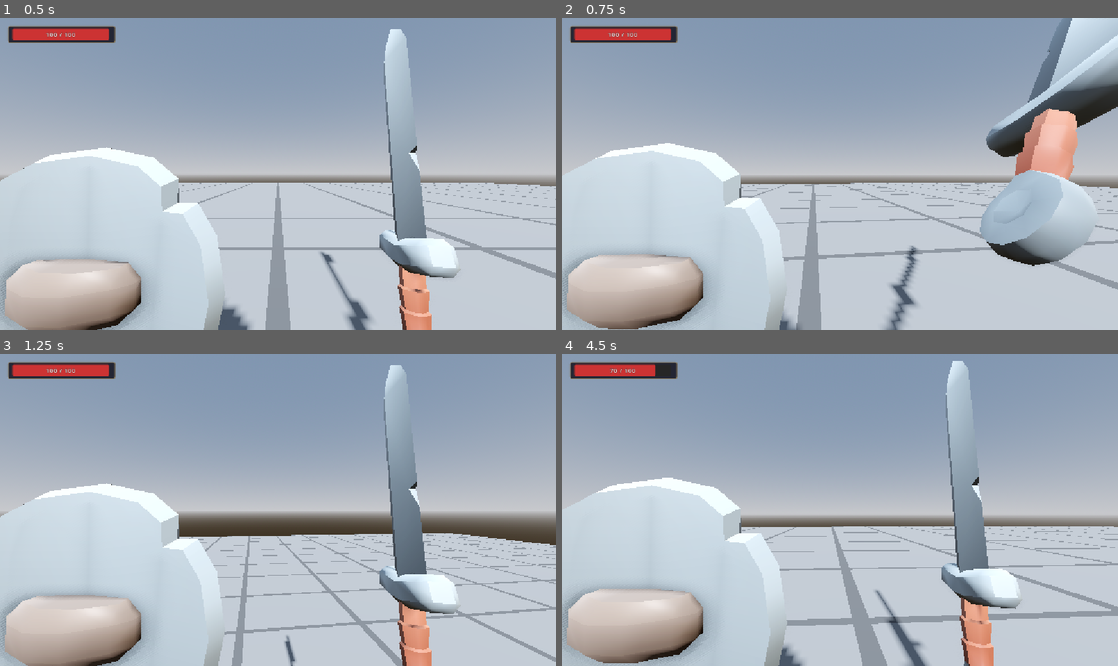
Above: before the commit, frames 1-4 (two rows, left to right).
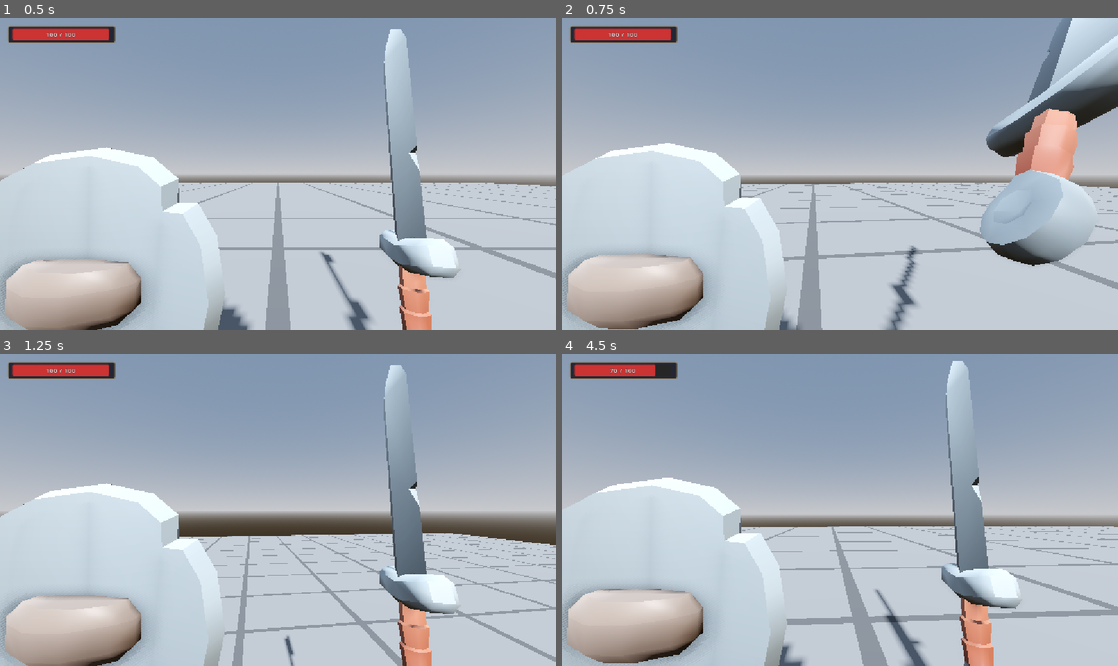
Above: after the commit, the same moments.

Repository: domaki7/domucki
Game: Godot game, scene res://levels/test/test_arena.tscn
The game is run twice, just before and just after one commit, with the same random seed, the same clock (stepped at 60 frames per second) and the same inputs.
Inputs (mouse positions are in pixels of both pictures, inside the frame that each line leads up to):
- Up to frame 1 (0.5 s): no input
- Up to frame 2 (0.75 s): tap Enter at 0.5 s; move the mouse to (867, 174) at 0.52 s; hold W (move_forward) from 0.53 s (still down); click (867, 174) at 0.6 s
- Up to frame 3 (1.25 s): keep holding W (move_forward); tap Space (jump) at 0.77 s
- Up to frame 4 (4.5 s): move the mouse to (812, 510) at 1.27 s; right-click (812, 510) at 1.35 s; tap Space (jump) at 1.52, 3.02, 3.77, 4.25 s; move the mouse to (851, 503) at 2.02 s; tap Alt at 2.1, 4.35 s; move the mouse to (812, 572) at 2.77 s; click (812, 572) at 2.85 s; move the mouse to (1006, 556) at 3.52 s; release W (move_forward) at 3.53 s; hold Right mouse button (defend) 3.53-4.28 s; hold A (move_left) from 3.53 s (still down); move the mouse to (673, 463) at 4.27 s

Frame 1 is identical in both runs. In frame 2, less than 0.1% of the frame differs, in the area x 17-99%, y 56-100%; in frame 3, 0.2%; in frame 4, 0.8%, in the area x 6-100%, y 3-100%.

Commit message:
fixed sliding bug

Diff:
--- a/src/components/movement_component.gd
+++ b/src/components/movement_component.gd
@@ -49,6 +49,10 @@
 func apply_friction(delta: float) -> void:
 	body.velocity.x = lerpf(body.velocity.x, 0.0, friction * delta)
 	body.velocity.z = lerpf(body.velocity.z, 0.0, friction * delta)
+	if absf(body.velocity.x) < 0.1:
+		body.velocity.x = 0.0
+	if absf(body.velocity.z) < 0.1:
+		body.velocity.z = 0.0
 	_check_movement_signals()
 
 func move() -> void:
